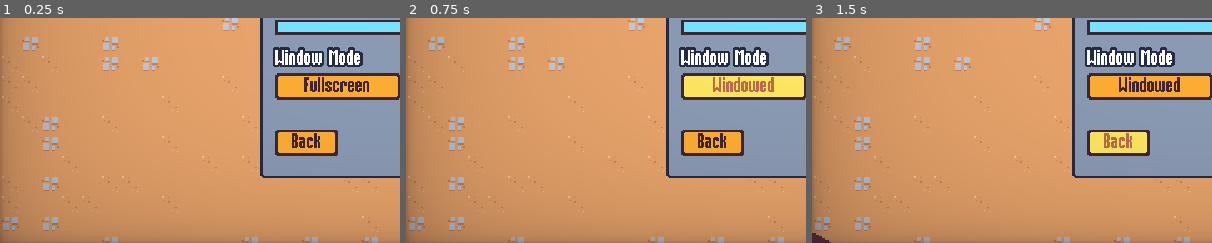
Above: before the commit, frames 1-3 (left to right).
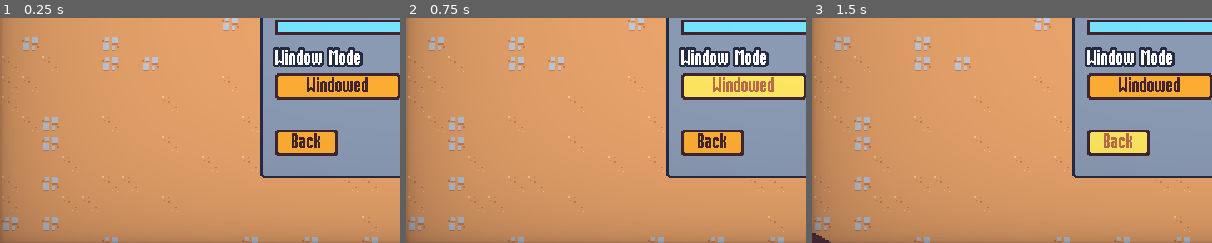
Above: after the commit, the same moments.

Repository: rprav-n/2D-Survivors-Style-Game
Game: Godot game, scene res://scenes/ui/options_menu.tscn
Same seed, same stepped clock (60 frames per second), same inputs: the game is played once before the commit and once after it. This scene is started directly instead of the project's main scene.
Inputs:
- Up to frame 1 (0.25 s): no input
- Up to frame 2 (0.75 s): click "Fullscreen" (after the commit: "Windowed") at 0.5 s
- Up to frame 3 (1.5 s): click "Back" at 1.25 s
The pictures show only the part of the screen within x 0-50%, y 50-100%; the shares and areas given below are measured in that part.

The runs differ from the first frame. In frame 1, 0.5% of the frame differs, in the area x 76-93%, y 26-33%; in frame 2, nothing differs; in frame 3, nothing differs.

Commit message:
complete

Diff:
--- a/icon.svg
+++ /dev/null
@@ -1 +0,0 @@
-<svg height="128" width="128" xmlns="http://www.w3.org/2000/svg"><rect x="2" y="2" width="124" height="124" rx="14" fill="#363d52" stroke="#212532" stroke-width="4"/><g transform="scale(.101) translate(122 122)"><g fill="#fff"><path d="M105 673v33q407 354 814 0v-33z"/><path fill="#478cbf" d="m105 673 152 14q12 1 15 14l4 67 132 10 8-61q2-11 15-15h162q13 4 15 15l8 61 132-10 4-67q3-13 15-14l152-14V427q30-39 56-81-35-59-83-108-43 20-82 47-40-37-88-64 7-51 8-102-59-28-123-42-26 43-46 89-49-7-98 0-20-46-46-89-64 14-123 42 1 51 8 102-48 27-88 64-39-27-82-47-48 49-83 108 26 42 56 81zm0 33v39c0 276 813 276 813 0v-39l-134 12-5 69q-2 10-14 13l-162 11q-12 0-16-11l-10-65H447l-10 65q-4 11-16 11l-162-11q-12-3-14-13l-5-69z"/><path d="M483 600c3 34 55 34 58 0v-86c-3-34-55-34-58 0z"/><circle cx="725" cy="526" r="90"/><circle cx="299" cy="526" r="90"/></g><g fill="#414042"><circle cx="307" cy="532" r="60"/><circle cx="717" cy="532" r="60"/></g></g></svg>
--- a/project.godot
+++ b/project.godot
@@ -15,7 +15,12 @@
 config/use_custom_user_dir=true
 config/custom_user_dir_name="2DSurvivorsCourse"
 config/features=PackedStringArray("4.1", "Forward Plus")
-config/icon="res://icon.svg"
+boot_splash/bg_color=Color(0.258824, 0.145098, 0.188235, 1)
+boot_splash/image="res://icon.png"
+boot_splash/fullsize=false
+boot_splash/use_filter=false
+config/icon="res://icon.png"
+config/windows_native_icon="res://icon.ico"
 
 [autoload]
 
@@ -28,9 +33,11 @@
 
 window/size/viewport_width=640
 window/size/viewport_height=360
+window/size/mode=3
 window/size/window_width_override=1280
 window/size/window_height_override=720
 window/stretch/mode="viewport"
+window/size/mode.debug=3
 
 [gui]
 
--- a/scenes/autoload/music_player.tscn
+++ b/scenes/autoload/music_player.tscn
@@ -6,7 +6,7 @@
 [node name="MusicPlayer" type="AudioStreamPlayer"]
 process_mode = 3
 stream = ExtResource("1_lh4cb")
-volume_db = -50.0
+volume_db = -20.0
 autoplay = true
 bus = &"music"
 script = ExtResource("2_v1tmj")
--- a/scenes/ui/options_menu.gd
+++ b/scenes/ui/options_menu.gd
@@ -45,6 +45,7 @@
 	if mode != DisplayServer.WINDOW_MODE_FULLSCREEN:
 		DisplayServer.window_set_mode(DisplayServer.WINDOW_MODE_FULLSCREEN)
 	else:
+		DisplayServer.window_set_flag(DisplayServer.WINDOW_FLAG_BORDERLESS, false)
 		DisplayServer.window_set_mode(DisplayServer.WINDOW_MODE_WINDOWED)
 	update_display()
 
Binary file added: icon.ico
Binary file added: icon.png
Not shown, changed: icon.png.import
